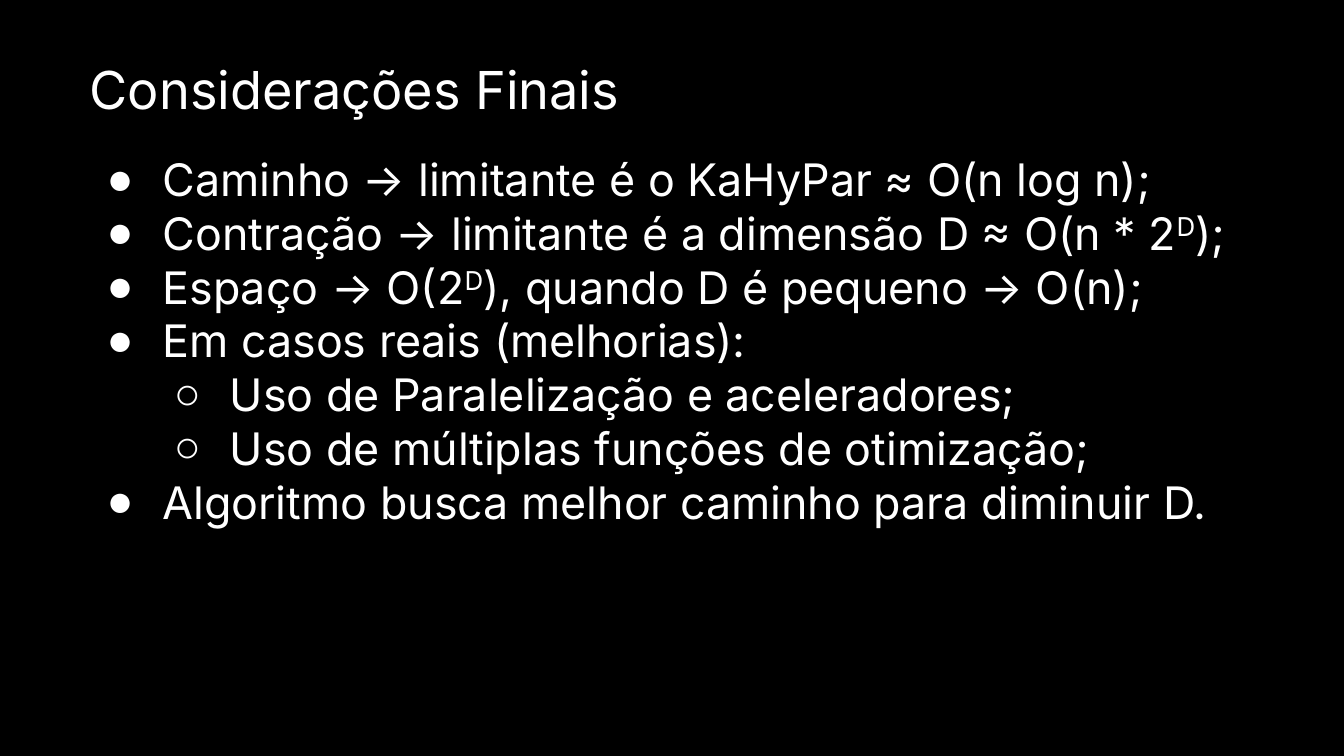
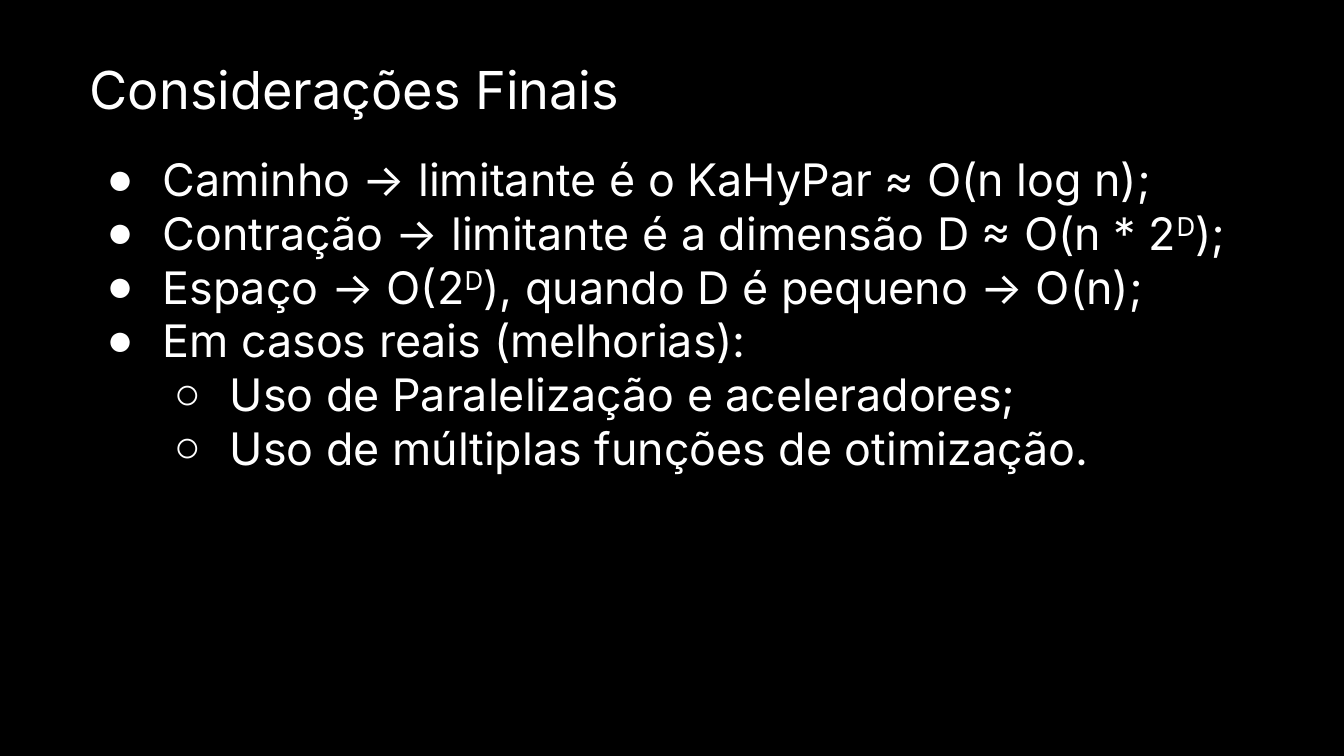
Before and after one commit to Dpbm/mestrado-aulas, a slide deck: slide 21 of algoritmos/projeto-seminario/Seminário.pptx (slide 22 before the commit). Drawn at 1344x756 pixels with LibreOffice and Linux fonts; fonts in the diff are those of the drawing. Boxes give left, top, right and bottom in pixels: in the first picture for what was removed or moved away, otherwise in the second. Text is boxed around its words. In the diff, an @@ line names an element or a change of style, - is before the commit and + after.

```diff
--- a/algoritmos/projeto-seminario/Seminário.pptx
+++ b/algoritmos/projeto-seminario/Seminário.pptx
@@ text at [230, 431, 1088, 474]: text changed @@
-  ○ Uso de múltiplas funções de otimização;
-● Algoritmo busca melhor caminho para diminuir D.
+  ○ Uso de múltiplas funções de otimização.
```
Also in this commit, not shown: 6 other slides changed, 1 slide removed, 1 other file.
